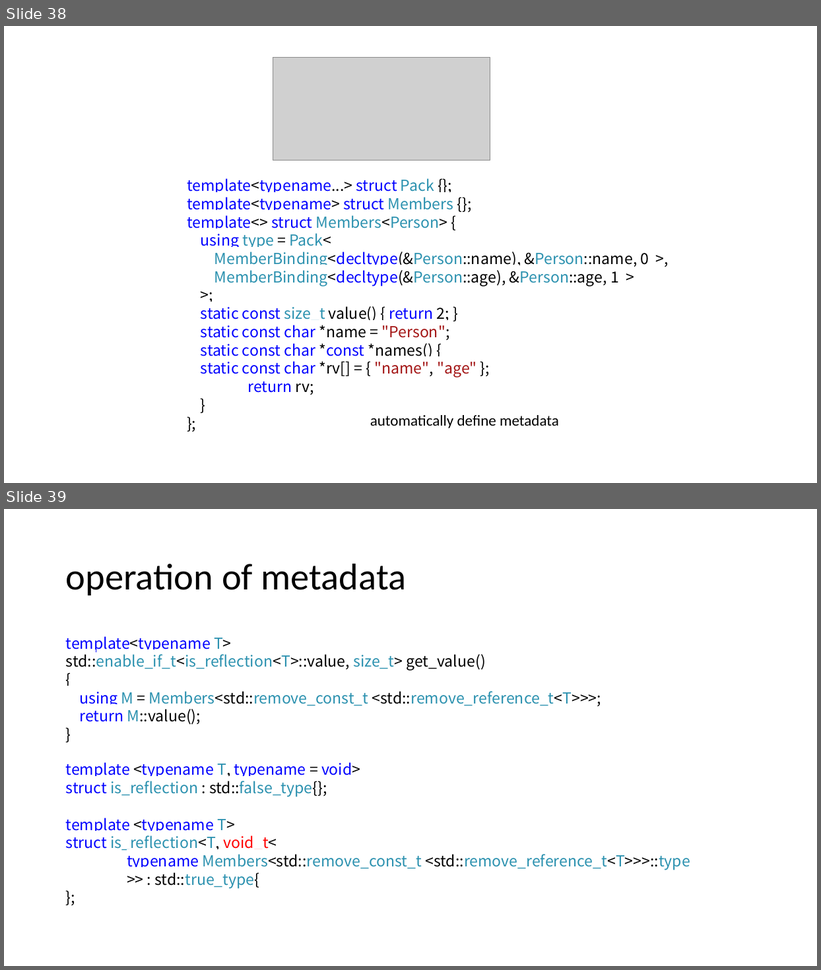
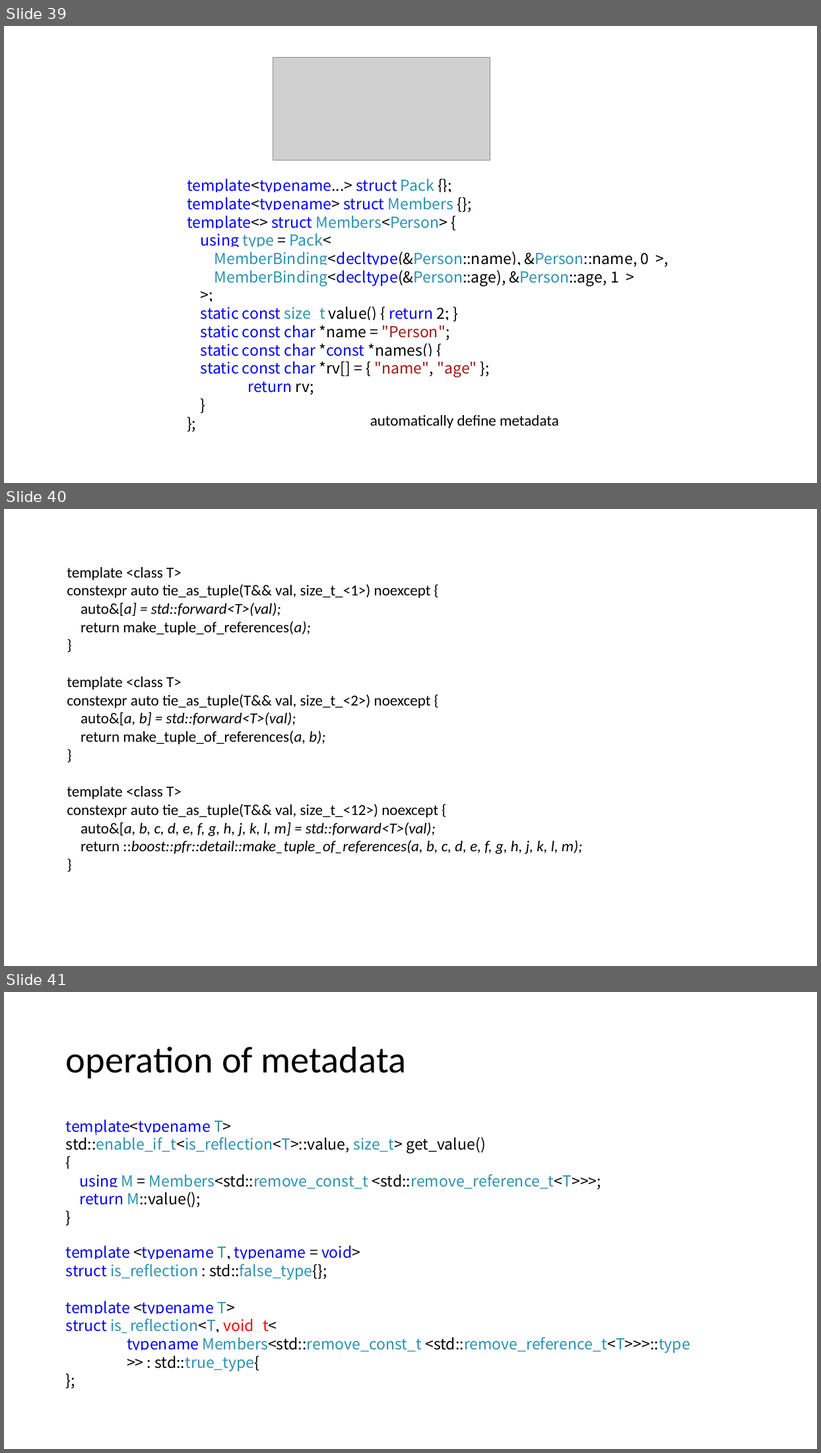
Before and after one commit to qicosmos/cppcon2017, a slide deck: cppcon2017.pptx. Shown one above the other, each under a label of ours: slides 38 and 39 before the commit, slides 39, 40 and 41 after it. The pictures are 821x970 and 821x1453 pixels, drawn with LibreOffice and Linux fonts; fonts in the diff are those of the drawing; grey boxes stand for pictures. Boxes give left, top, right and bottom in pixels: in the first picture for what was removed or moved away, otherwise in the second. Text is boxed around its words. In the diff, an @@ line names an element or a change of style, - is before the commit and + after.

```diff
--- a/cppcon2017.pptx
+++ b/cppcon2017.pptx
@@ slide 40 added at (4,509,817,966), background #FFFFFF @@
@@ text added at (67,567,582,854), 18 pt, text #000000 @@
+template <class T>
+constexpr auto tie_as_tuple(T&& val, size_t_<1>) noexcept {
+auto&[a] = std::forward<T>(val);
+return make_tuple_of_references(a);
+}
+template <class T>
+constexpr auto tie_as_tuple(T&& val, size_t_<2>) noexcept {
+auto&[a, b] = std::forward<T>(val);
+return make_tuple_of_references(a, b);
+}
+template <class T>
+constexpr auto tie_as_tuple(T&& val, size_t_<12>) noexcept {
+auto&[a, b, c, d, e, f, g, h, j, k, l, m] = std::forward<T>(val);
+return ::boost::pfr::detail::make_tuple_of_references(a, b, c, d, e, f, g, h, j, k, l, m);
+}
@@ what was slide 38 is now slide 39 @@
@@ what was slide 39 is now slide 41 @@
```
Also in this commit, not shown: 2 slides changed, 1 other slide added.
